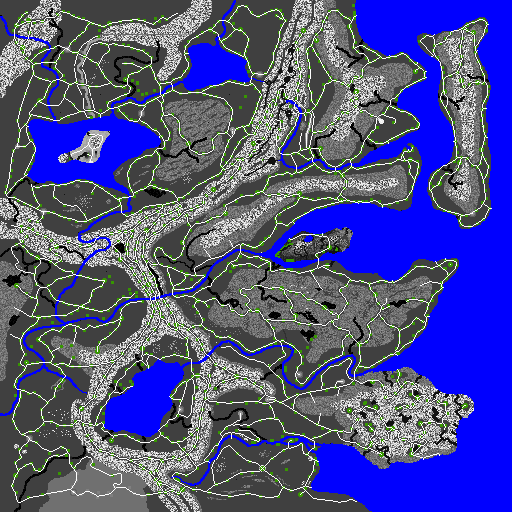
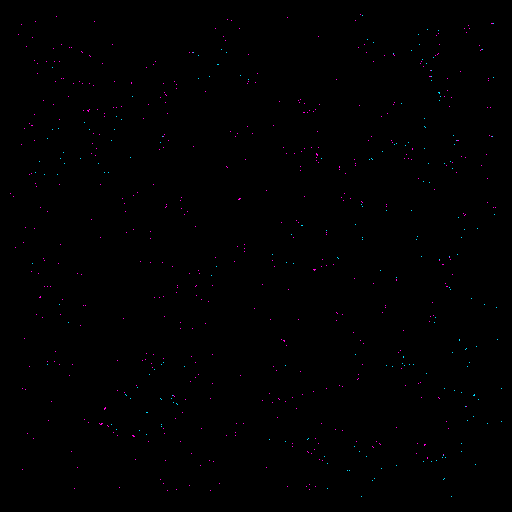
Revision of a layered (512, 512) image; what changed, layer by layer:
added layer "Layer 7" above "Layer 6" over <box>10,14,502,497</box>
hid "Ground Route" over <box>5,5,492,503</box>
hid "cities", moved it above "Layer 4" over <box>15,21,483,495</box>
hid "Water" over <box>0,0,512,512</box>
hid "plains" over <box>4,4,491,499</box>
hid "Layer 0" over <box>0,0,512,512</box>
added layer "Background" over <box>0,0,512,512</box>
